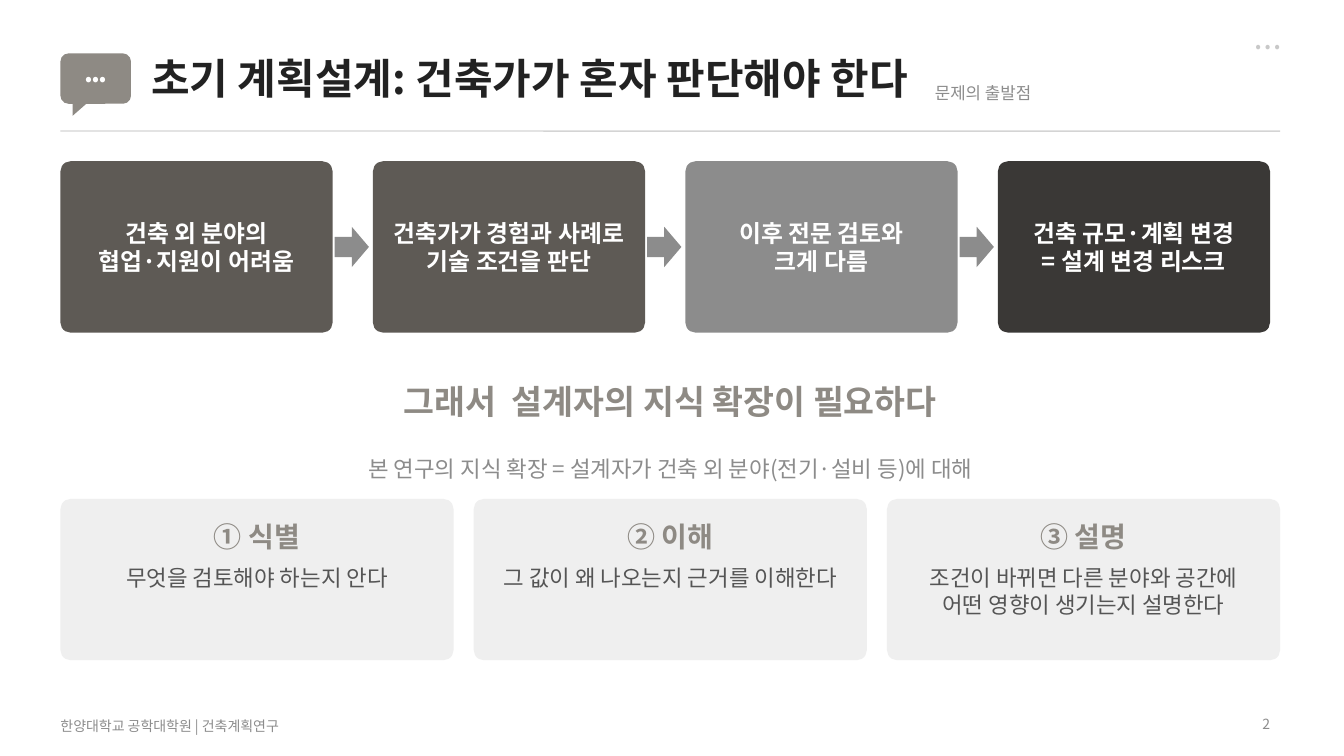
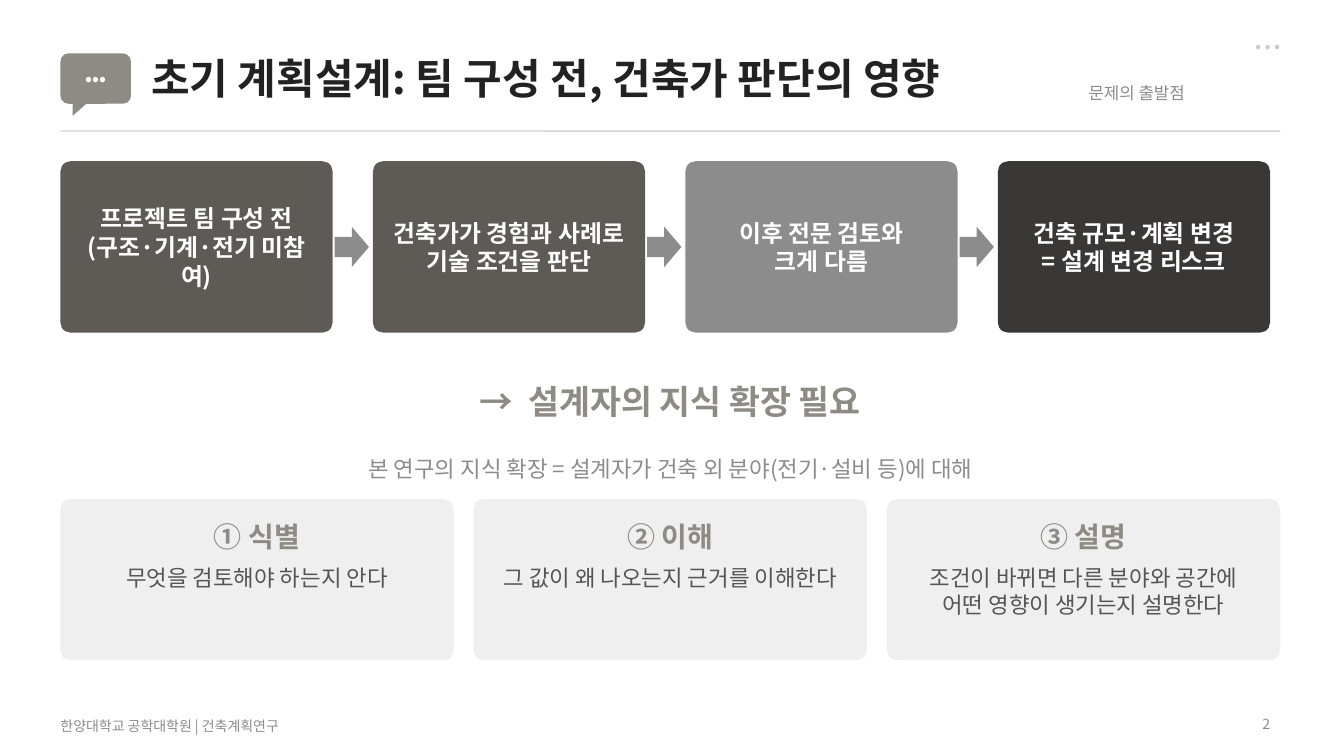
Before and after one commit to sangchuls/pango-gmp, a slide deck: slide 2 of research/final/발표자료_최종.pptx. Drawn at 1344x756 pixels with LibreOffice and Linux fonts; fonts in the diff are those of the drawing. Boxes give left, top, right and bottom in pixels: in the first picture for what was removed or moved away, otherwise in the second. Text is boxed around its words. In the diff, an @@ line names an element or a change of style, - is before the commit and + after.

```diff
--- a/research/final/발표자료_최종.pptx
+++ b/research/final/발표자료_최종.pptx
@@ title at box(151, 58, 940, 103): text changed @@
-초기 계획설계: 건축가가 혼자 판단해야 한다
+초기 계획설계: 팀 구성 전, 건축가 판단의 영향
@@ text "문제의 출발점": place and size @@
-text "문제의 출발점" at box(935, 85, 1031, 100)
+text "문제의 출발점" at box(1089, 85, 1185, 100)
@@ text at box(87, 207, 306, 290): text changed @@
-건축 외 분야의
-협업·지원이 어려움
+프로젝트 팀 구성 전
+(구조·기계·전기 미참여)
@@ text at box(529, 385, 861, 417): text changed @@
-그래서 설계자의 지식 확장이 필요하다
+→ 설계자의 지식 확장 필요
```
Also in this commit, not shown: 16 other slides changed, 4 other files.
